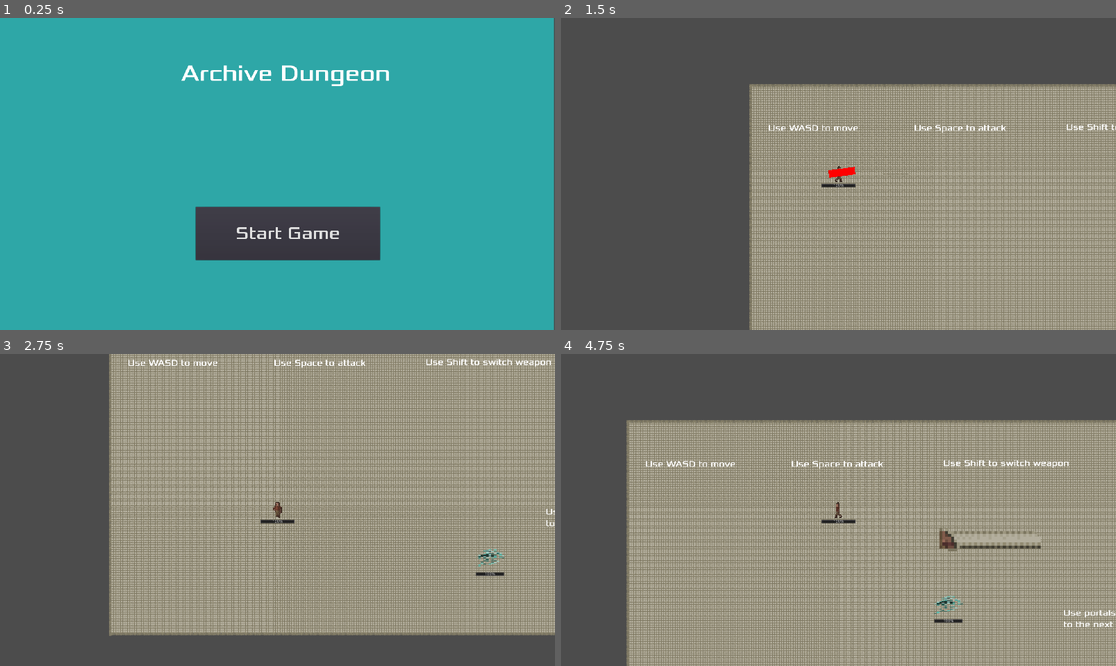
Above: before the commit, frames 1-4 (two rows, left to right).
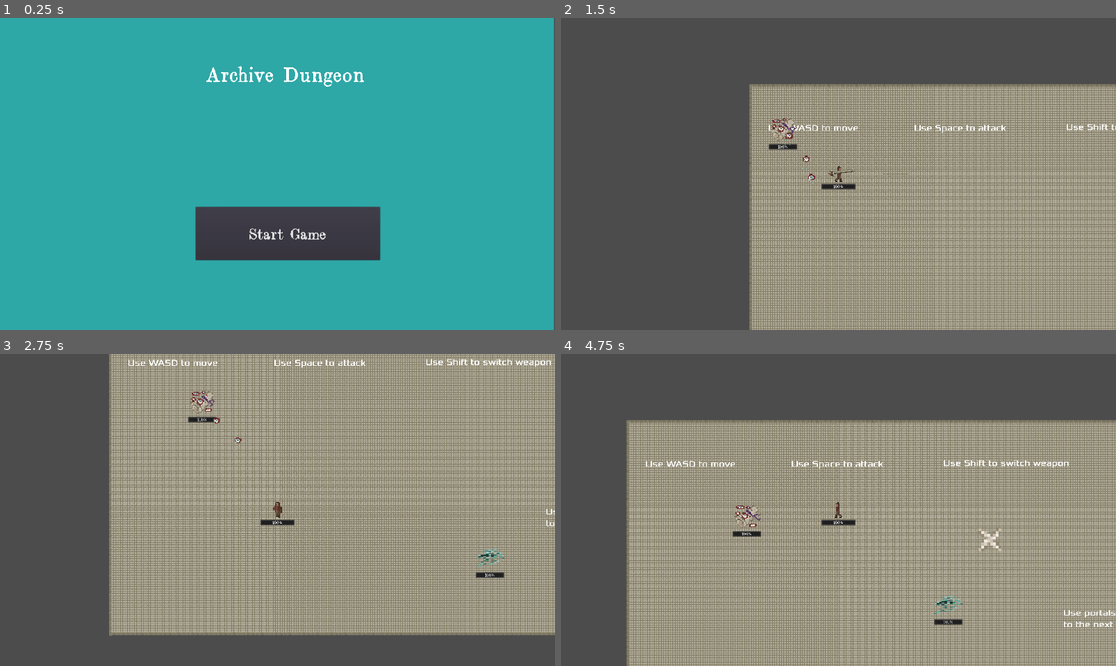
Above: after the commit, the same moments.

Repository: Not-Aaron/archive_dungeon
Game: Godot game, scene res://src/ui/start_screen.tscn
Same seed, same stepped clock (60 frames per second), same inputs: the game is played once before the commit and once after it.
Inputs (mouse positions are in pixels of both pictures, inside the frame that each line leads up to):
- Up to frame 1 (0.25 s): no input
- Up to frame 2 (1.5 s): click "Start Game" at 0.5 s; move the mouse to (960, 158) at 1.27 s; hold D (move_right) from 1.28 s (still down); tap Space (shoot) at 1.35 s
- Up to frame 3 (2.75 s): move the mouse to (166, 525) at 2.02 s; release D (move_right) at 2.03 s; hold S (move_down) from 2.03 s (still down); tap Space (shoot) at 2.1 s
- Up to frame 4 (4.75 s): move the mouse to (894, 441) at 2.77 s; release S (move_down) at 2.78 s; hold D (move_right) 2.78-3.53 s; tap Shift (switch) at 2.85 s; tap Space (shoot) at 3.05, 3.6, 4.35 s; move the mouse to (810, 572) at 3.52 s; hold W (move_up) 3.53-4.28 s; move the mouse to (1005, 556) at 4.27 s; hold A (move_left) from 4.28 s (still down)

The runs differ from the first frame. In frame 1, 1.3% of the frame differs, in the area x 32-71%, y 15-72%; in frame 2, 0.5%; in frame 3, 0.4%; in frame 4, 1.1%.

Commit message:
Ethan 3 3 23 (#32)
* Rough tutorial, better scene switching, menu, weapons

* 5:33 commit

some sprite work, animations, starting more unique enemy behavior

* added a few of the new sprites

added a few of the new sprites

* update

* v

xcv

* 8:58

* 9;30

* 11:33 push

More Scroll Enemy work, animations and behaviors.

* 1222 commit

working on attack cooldown

* 2:26

working on scroll

* 10:35

attempting to make a proper PR

---------

Co-authored-by: frogkabobs <frogkabobs@gmail.com>
Co-authored-by: Aaron Martinez <89494763+Not-Aaron@users.noreply.github.com>

Diff:
--- a/project.godot
+++ b/project.godot
@@ -9,12 +9,26 @@
 config_version=4
 
 _global_script_classes=[ {
+"base": "Area2D",
+"class": "Bullet",
+"language": "GDScript",
+"path": "res://src/actors/player/weapons/bullet.gd"
+}, {
+"base": "Area2D",
+"class": "Eye",
+"language": "GDScript",
+"path": "res://src/actors/scroll enemy/Eye.gd"
+}, {
+
 "base": "KinematicBody2D",
 "class": "Player",
 "language": "GDScript",
 "path": "res://src/actors/player/player.gd"
 } ]
 _global_script_class_icons={
+"Bullet": "",
+"Eye": "",
+
 "Player": ""
 }
 
--- a/src/actors/player/weapons/bullet.tscn
+++ b/src/actors/player/weapons/bullet.tscn
@@ -14,11 +14,16 @@
 shape = SubResource( 1 )
 
 [node name="Sprite" type="Sprite" parent="."]
+
 scale = Vector2( 10, 10 )
+
 texture = ExtResource( 1 )
 
 [node name="KillTimer" type="Timer" parent="."]
 one_shot = true
 
 [connection signal="area_entered" from="." to="." method="_on_Bullet_area_entered"]
+
+[connection signal="body_entered" from="." to="." method="_on_Bullet_body_entered"]
+
 [connection signal="timeout" from="KillTimer" to="." method="_on_KillTimer_timeout"]
--- a/src/actors/player/weapons/slice.tscn
+++ b/src/actors/player/weapons/slice.tscn
@@ -1,6 +1,8 @@
-[gd_scene load_steps=3 format=2]
+[gd_scene load_steps=4 format=2]
 
 [ext_resource path="res://src/actors/player/weapons/slice.gd" type="Script" id=1]
+[ext_resource path="res://assets/bullet/sword.png" type="Texture" id=2]
+
 
 [sub_resource type="RectangleShape2D" id=1]
 extents = Vector2( 45.5, 13 )
@@ -12,11 +14,13 @@
 position = Vector2( 45.5, 0 )
 shape = SubResource( 1 )
 
-[node name="PlaceholderSprite" type="ColorRect" parent="."]
+[node name="PlaceholderSprite" type="TextureRect" parent="."]
 margin_top = -13.0
 margin_right = 91.0
 margin_bottom = 13.0
-color = Color( 1, 0.00392157, 0.00392157, 1 )
+texture = ExtResource( 2 )
+expand = true
+
 
 [node name="KillTimer" type="Timer" parent="."]
 wait_time = 0.1
--- a/assets/environments/png.png.import
+++ b/src/actors/scroll enemy/Eye.gd
@@ -1,35 +1,35 @@
-[remap]
+extends Area2D
+class_name Eye
+export (int) var speed = 20
 
-importer="texture"
-type="StreamTexture"
-path="res://.import/png.png-e4f8cf04e055fb93298fbe8ff7e8cb08.stex"
-metadata={
-"vram_texture": false
-}
+var direction := Vector2.ZERO
+var spin = PI
+onready var kill_timer = $KillTimer
 
-[deps]
+func _ready():
+	kill_timer.start()
+	$AnimatedSprite.animation = "shot"
+	$AnimatedSprite.play()
 
-source_file="res://assets/environments/png.png"
-dest_files=[ "res://.import/png.png-e4f8cf04e055fb93298fbe8ff7e8cb08.stex" ]
+# Called every frame. 'delta' is the elapsed time since the previous frame.
+func _physics_process(_delta: float):
+	if direction != Vector2.ZERO:
+		var velocity = position.direction_to(direction) * speed
 
-[params]
+		global_position += velocity
+	#spin+=1
+	#self.set_rotation(spin)
 
-compress/mode=0
-compress/lossy_quality=0.7
-compress/hdr_mode=0
-compress/bptc_ldr=0
-compress/normal_map=0
-flags/repeat=0
-flags/filter=true
-flags/mipmaps=false
-flags/anisotropic=false
-flags/srgb=2
-process/fix_alpha_border=true
-process/premult_alpha=false
-process/HDR_as_SRGB=false
-process/invert_color=false
-process/normal_map_invert_y=false
-stream=false
-size_limit=0
-detect_3d=true
-svg/scale=1.0
+
+func set_direction(direction: Vector2):
+	self.direction = direction
+
+
+func _on_KillTimer_timeout():
+	queue_free()
+
+
+func _on_Bullet_body_entered(body):
+	if body.has_method("handle_hit"):
+		body.handle_hit()
+		queue_free()
--- /dev/null
+++ b/src/actors/scroll enemy/Eye.tscn
@@ -0,0 +1,50 @@
+[gd_scene load_steps=9 format=2]
+
+[ext_resource path="res://src/actors/scroll enemy/Eye.gd" type="Script" id=1]
+[ext_resource path="res://assets/enemy/scroll monster/eye shot.png" type="Texture" id=2]
+[ext_resource path="res://assets/enemy/scroll monster/eye shot2.png" type="Texture" id=3]
+[ext_resource path="res://assets/particles/stardust.png" type="Texture" id=4]
+
+[sub_resource type="CapsuleShape2D" id=1]
+radius = 12.0
+height = 0.0
+
+[sub_resource type="SpriteFrames" id=2]
+animations = [ {
+"frames": [ ExtResource( 2 ), ExtResource( 3 ) ],
+"loop": true,
+"name": "shot",
+"speed": 5.0
+} ]
+
+[sub_resource type="CanvasItemMaterial" id=3]
+
+[sub_resource type="ParticlesMaterial" id=4]
+next_pass = SubResource( 3 )
+flag_disable_z = true
+gravity = Vector3( 0, 98, 0 )
+orbit_velocity = 0.0
+orbit_velocity_random = 0.0
+
+[node name="Eye" type="Area2D"]
+script = ExtResource( 1 )
+
+[node name="CollisionShape2D" type="CollisionShape2D" parent="."]
+shape = SubResource( 1 )
+
+[node name="AnimatedSprite" type="AnimatedSprite" parent="."]
+scale = Vector2( 3, 3 )
+frames = SubResource( 2 )
+animation = "shot"
+
+[node name="KillTimer" type="Timer" parent="."]
+wait_time = 0.25
+
+[node name="Particles2D" type="Particles2D" parent="."]
+scale = Vector2( 2, 2 )
+explosiveness = 1.0
+randomness = 1.0
+process_material = SubResource( 4 )
+texture = ExtResource( 4 )
+
+[connection signal="timeout" from="KillTimer" to="." method="_on_KillTimer_timeout"]
--- /dev/null
+++ b/src/actors/scroll enemy/ScrollEnemy.gd
@@ -0,0 +1,82 @@
+extends Area2D
+
+onready var player = $"../Player"
+onready var weapon = $weapon
+export var aggro_radius = 500
+export var speed = 200
+var health = 20
+var damage = 10
+var max_health = 20
+var velocity = Vector2.ZERO
+var attackdmg = 5
+onready var cooldowntimer = $attackcooldown
+onready var deathtimer = $deathtimer
+# Declare member variables here. Examples:
+# var a: int = 2
+# var b: String = "text"
+
+
+# Called when the node enters the scene tree for the first time.
+func _ready() -> void:
+	cooldowntimer.start()
+	#pass # Replace with function body.
+
+
+# Called every frame. 'delta' is the elapsed time since the previous frame.
+# warning-ignore:unused_argument
+func _process(delta: float) -> void:
+
+	if not is_instance_valid(player) or position.distance_to(player.position) > aggro_radius or health <= 0:
+		cooldowntimer.stop()
+		velocity = Vector2.ZERO
+		if health <= 0:
+			return
+		$AnimatedSprite.stop()
+		#cooldowntimer.stop()
+		return
+	#cooldowntimer.start()
+	$AnimatedSprite.animation = "move"
+	$AnimatedSprite.play()
+	velocity = speed*position.direction_to(player.position)
+	position += velocity * delta
+	#implement attack cooldown
+	#attack(attackdmg)
+
+# Damage player upon collision
+
+func attack(attack:float):
+	#weapon._ready()
+	weapon.shoot(player.position)
+
+
+func take_damage(damage: float):
+	health -= damage
+	if health <= 0:
+		die()
+
+func die():
+	deathtimer.start()
+	$AnimatedSprite.animation = "die"
+	$AnimatedSprite.play()
+
+	#queue_free()
+
+func _on_attackcooldown_timeout():
+	attack(attackdmg)
+	#queue_free()
+	#pass()
+
+
+func _on_ScrollEnemy_body_entered(body):
+	if body == player:
+		if player.vulnerable:
+			$AnimatedSprite.animation = "attack"
+			player.take_damage(damage) # Replace with function body.
+
+
+func _on_ScrollEnemy_body_exited(body):
+	$AnimatedSprite.animation = "move" # Replace with function body.
+
+
+func _on_deathtimer_timeout():
+	queue_free() # Replace with function body. # Replace with function body.
--- /dev/null
+++ b/src/actors/scroll enemy/ScrollEnemy.tscn
@@ -0,0 +1,84 @@
+[gd_scene load_steps=17 format=2]
+
+[ext_resource path="res://src/ui/health_bar.tscn" type="PackedScene" id=1]
+[ext_resource path="res://src/actors/scroll enemy/ScrollEnemy.gd" type="Script" id=2]
+[ext_resource path="res://assets/enemy/ghost copy.png" type="Texture" id=3]
+[ext_resource path="res://assets/enemy/scroll monster/scroll monster.png" type="Texture" id=4]
+[ext_resource path="res://assets/enemy/scroll monster/scroll monster melee.png" type="Texture" id=5]
+[ext_resource path="res://assets/enemy/scroll monster/scroll monster hit.png" type="Texture" id=6]
+[ext_resource path="res://assets/enemy/scroll monster/scroll monster 2.png" type="Texture" id=7]
+[ext_resource path="res://src/actors/scroll enemy/scrollweapon.gd" type="Script" id=8]
+[ext_resource path="res://src/actors/scroll enemy/Eye.tscn" type="PackedScene" id=9]
+[ext_resource path="res://assets/enemy/scroll monster/death2.png" type="Texture" id=10]
+[ext_resource path="res://assets/enemy/scroll monster/death3.png" type="Texture" id=11]
+[ext_resource path="res://assets/enemy/scroll monster/death1.png" type="Texture" id=12]
+[ext_resource path="res://assets/enemy/scroll monster/death5.png" type="Texture" id=13]
+[ext_resource path="res://assets/enemy/scroll monster/death4.png" type="Texture" id=14]
+
+[sub_resource type="RectangleShape2D" id=1]
+extents = Vector2( 50, 41 )
+
+[sub_resource type="SpriteFrames" id=2]
+animations = [ {
+"frames": [ ExtResource( 5 ) ],
+"loop": true,
+"name": "attack",
+"speed": 5.0
+}, {
+"frames": [ ExtResource( 12 ), ExtResource( 10 ), ExtResource( 11 ), ExtResource( 14 ), ExtResource( 13 ) ],
+"loop": false,
+"name": "die",
+"speed": 5.0
+}, {
+"frames": [ ExtResource( 6 ) ],
+"loop": true,
+"name": "hit",
+"speed": 5.0
+}, {
+"frames": [ ExtResource( 4 ), ExtResource( 7 ) ],
+"loop": true,
+"name": "move",
+"speed": 5.0
+} ]
+
+[node name="ScrollEnemy" type="Area2D"]
+script = ExtResource( 2 )
+
+[node name="ColorRect" type="TextureRect" parent="."]
+visible = false
+margin_left = -50.0
+margin_top = -31.0
+margin_right = 50.0
+margin_bottom = 31.0
+texture = ExtResource( 3 )
+stretch_mode = 1
+
+[node name="CollisionShape2D" type="CollisionShape2D" parent="."]
+shape = SubResource( 1 )
+
+[node name="HealthBar" parent="." instance=ExtResource( 1 )]
+margin_left = -50.0
+margin_top = 49.0
+margin_right = 50.0
+margin_bottom = 63.0
+
+[node name="AnimatedSprite" type="AnimatedSprite" parent="."]
+position = Vector2( 0, -2 )
+scale = Vector2( 3.10938, 3.10938 )
+frames = SubResource( 2 )
+animation = "die"
+frame = 4
+
+[node name="weapon" type="Position2D" parent="."]
+script = ExtResource( 8 )
+Eye = ExtResource( 9 )
+
+[node name="attackcooldown" type="Timer" parent="."]
+wait_time = 0.1
+
+[node name="deathtimer" type="Timer" parent="."]
+
+[connection signal="body_entered" from="." to="." method="_on_ScrollEnemy_body_entered"]
+[connection signal="body_exited" from="." to="." method="_on_ScrollEnemy_body_exited"]
+[connection signal="timeout" from="attackcooldown" to="." method="_on_attackcooldown_timeout"]
+[connection signal="timeout" from="deathtimer" to="." method="_on_deathtimer_timeout"]
--- /dev/null
+++ b/src/actors/scroll enemy/scrollweapon.gd
@@ -0,0 +1,32 @@
+extends Position2D
+
+export (PackedScene) var Eye
+onready var player = $"../Player"
+onready var attack = Eye
+
+# Called when the node enters the scene tree for the first time.
+##func _ready() -> void:
+	##pass # Replace with function body.
+
+##func _process(delta: float) -> void:
+	##if not is_instance_valid(player):
+		#velocity = Vector2.ZERO
+		#$AnimatedSprite.stop()
+		##return
+	#$AnimatedSprite.animation = "move"
+	#$AnimatedSprite.play()
+	#velocity = speed*position.direction_to(player.position)
+	#position += velocity * delta
+	##shoot()
+
+func shoot(target:Vector2):
+	###if not is_instance_valid(player):
+		###return
+	var bullet_instance = attack.instance()
+	#target player!
+	#var target = player.position
+	#var direction_to_mouse = global_position.direction_to(target).normalized()
+	#bullet_instance.set_direction(direction_to_mouse)
+	bullet_instance.set_direction(target)
+	get_parent().get_parent().add_child(bullet_instance)
+	bullet_instance.global_position = global_position
--- /dev/null
+++ b/src/actors/tar enemy/tarenemy.gd
@@ -0,0 +1,16 @@
+extends Area2D
+
+
+# Declare member variables here. Examples:
+# var a = 2
+# var b = "text"
+
+
+# Called when the node enters the scene tree for the first time.
+func _ready():
+	pass # Replace with function body.
+
+
+# Called every frame. 'delta' is the elapsed time since the previous frame.
+#func _process(delta):
+#	pass
--- /dev/null
+++ b/src/actors/tar enemy/tarenemy.tscn
@@ -0,0 +1,78 @@
+[gd_scene load_steps=17 format=2]
+
+[ext_resource path="res://assets/enemy/scroll monster/scroll monster melee.png" type="Texture" id=1]
+[ext_resource path="res://assets/enemy/tar monster/tarmonster.png" type="Texture" id=2]
+[ext_resource path="res://assets/enemy/ghost copy.png" type="Texture" id=3]
+[ext_resource path="res://assets/enemy/tar monster/tarmonsterhit.png" type="Texture" id=4]
+[ext_resource path="res://assets/enemy/tar monster/tarmonsterdie2.png" type="Texture" id=5]
+[ext_resource path="res://assets/enemy/tar monster/tarmonster2.png" type="Texture" id=6]
+[ext_resource path="res://assets/enemy/tar monster/tarmonsterdie1.png" type="Texture" id=7]
+[ext_resource path="res://assets/enemy/tar monster/tarmonsterdie3.png" type="Texture" id=8]
+[ext_resource path="res://assets/enemy/tar monster/tarmonsterdie5.png" type="Texture" id=9]
+[ext_resource path="res://assets/enemy/tar monster/tarmonsterdie4.png" type="Texture" id=10]
+[ext_resource path="res://src/actors/scroll enemy/Eye.tscn" type="PackedScene" id=11]
+[ext_resource path="res://src/ui/health_bar.tscn" type="PackedScene" id=12]
+[ext_resource path="res://src/actors/scroll enemy/scrollweapon.gd" type="Script" id=13]
+[ext_resource path="res://src/actors/tar enemy/tarenemy.gd" type="Script" id=14]
+
+[sub_resource type="RectangleShape2D" id=1]
+extents = Vector2( 50, 41 )
+
+[sub_resource type="SpriteFrames" id=2]
+animations = [ {
+"frames": [ ExtResource( 1 ) ],
+"loop": true,
+"name": "attack",
+"speed": 5.0
+}, {
+"frames": [ ExtResource( 7 ), ExtResource( 5 ), ExtResource( 8 ), ExtResource( 10 ), ExtResource( 9 ) ],
+"loop": false,
+"name": "die",
+"speed": 5.0
+}, {
+"frames": [ ExtResource( 4 ) ],
+"loop": true,
+"name": "hit",
+"speed": 5.0
+}, {
+"frames": [ ExtResource( 2 ), ExtResource( 6 ) ],
+"loop": true,
+"name": "move",
+"speed": 5.0
+} ]
+
+[node name="Tarenemy" type="Area2D"]
+script = ExtResource( 14 )
+
+[node name="ColorRect" type="TextureRect" parent="."]
+visible = false
+margin_left = -50.0
+margin_top = -31.0
+margin_right = 50.0
+margin_bottom = 31.0
+texture = ExtResource( 3 )
+stretch_mode = 1
+
+[node name="CollisionShape2D" type="CollisionShape2D" parent="."]
+shape = SubResource( 1 )
+
+[node name="HealthBar" parent="." instance=ExtResource( 12 )]
+margin_left = -50.0
+margin_top = 49.0
+margin_right = 50.0
+margin_bottom = 63.0
+
+[node name="AnimatedSprite" type="AnimatedSprite" parent="."]
+position = Vector2( 0, -2 )
+scale = Vector2( 3.10938, 3.10938 )
+frames = SubResource( 2 )
+animation = "die"
+
+[node name="weapon" type="Position2D" parent="."]
+script = ExtResource( 13 )
+Eye = ExtResource( 11 )
+
+[node name="attackcooldown" type="Timer" parent="."]
+wait_time = 0.1
+
+[node name="deathtimer" type="Timer" parent="."]
--- a/src/actors/test_flying_enemy/fly_enemy.tscn
+++ b/src/actors/test_flying_enemy/fly_enemy.tscn
@@ -1,8 +1,12 @@
-[gd_scene load_steps=5 format=2]
+[gd_scene load_steps=6 format=2]
+
 
 [ext_resource path="res://src/actors/test_flying_enemy/fly_enemy.gd" type="Script" id=1]
 [ext_resource path="res://assets/enemy/ghost copy.png" type="Texture" id=2]
 [ext_resource path="res://src/ui/health_bar.tscn" type="PackedScene" id=3]
+
+[ext_resource path="res://src/actors/player/weapons/ranged.tscn" type="PackedScene" id=4]
+
 
 [sub_resource type="RectangleShape2D" id=1]
 extents = Vector2( 50, 31 )
@@ -29,4 +33,6 @@
 margin_right = 50.0
 margin_bottom = 63.0
 
+[node name="weapon" parent="." instance=ExtResource( 4 )]
+
 [connection signal="body_entered" from="." to="." method="_on_FlyingEnemy_body_entered"]
--- a/src/main.tscn
+++ b/src/main.tscn
@@ -10,6 +10,7 @@
 [ext_resource path="res://assets/environments/floor_tile.png" type="Texture" id=8]
 [ext_resource path="res://assets/sfx and music/swanlakemodification fortot.mp3" type="AudioStream" id=9]
 [ext_resource path="res://src/actors/test_flying_enemy/fly_enemy.tscn" type="PackedScene" id=10]
+[ext_resource path="res://src/actors/scroll enemy/ScrollEnemy.tscn" type="PackedScene" id=11]
 
 [sub_resource type="RectangleShape2D" id=1]
 extents = Vector2( 842.556, 6.19409 )
@@ -142,3 +143,5 @@
 custom_fonts/font = SubResource( 2 )
 text = "Use portals to progress to the next level"
 autowrap = true
+
+[node name="ScrollEnemy" parent="." instance=ExtResource( 11 )]
--- /dev/null
+++ b/src/ui/HUD.tscn
@@ -0,0 +1,3 @@
+[gd_scene format=2]
+
+[node name="HUD" type="Node2D"]
--- a/src/ui/health_bar.tscn
+++ b/src/ui/health_bar.tscn
@@ -1,10 +1,18 @@
-[gd_scene load_steps=2 format=2]
+
+[gd_scene load_steps=4 format=2]
 
 [ext_resource path="res://src/ui/health_bar.gd" type="Script" id=1]
+[ext_resource path="res://assets/fonts/Orwell.ttf" type="DynamicFontData" id=2]
+
+[sub_resource type="DynamicFont" id=1]
+font_data = ExtResource( 2 )
 
 [node name="HealthBar" type="ProgressBar"]
 anchor_right = 1.0
 anchor_bottom = 1.0
 margin_right = -1786.0
 margin_bottom = -1056.0
+
+custom_fonts/font = SubResource( 1 )
+
 script = ExtResource( 1 )
--- a/src/ui/start_screen.tscn
+++ b/src/ui/start_screen.tscn
@@ -1,6 +1,6 @@
 [gd_scene load_steps=6 format=2]
 
-[ext_resource path="res://assets/Xolonium-Regular.ttf" type="DynamicFontData" id=1]
+[ext_resource path="res://assets/fonts/Orwell.ttf" type="DynamicFontData" id=1]
 [ext_resource path="res://src/ui/start_screen.gd" type="Script" id=2]
 [ext_resource path="res://src/main.tscn" type="PackedScene" id=3]
 
Binary file changed: assets/bullet/bullet.png
Binary file added: assets/bullet/sword.png
Not shown, added: assets/bullet/sword.png.import
Binary file added: assets/enemy/ghost attack.png
Not shown, added: assets/enemy/ghost attack.png.import
Binary file added: assets/enemy/ghost copy - Copy.png
Not shown, added: assets/enemy/ghost copy - Copy.png.import
Binary file added: assets/enemy/ghost/ghost attack.png
Not shown, added: assets/enemy/ghost/ghost attack.png.import
Binary file added: assets/enemy/ghost/ghost copy - Copy.png
Not shown, added: assets/enemy/ghost/ghost copy - Copy.png.import
Binary file added: assets/enemy/ghost/ghost copy.png
(and 67 more such lines)
